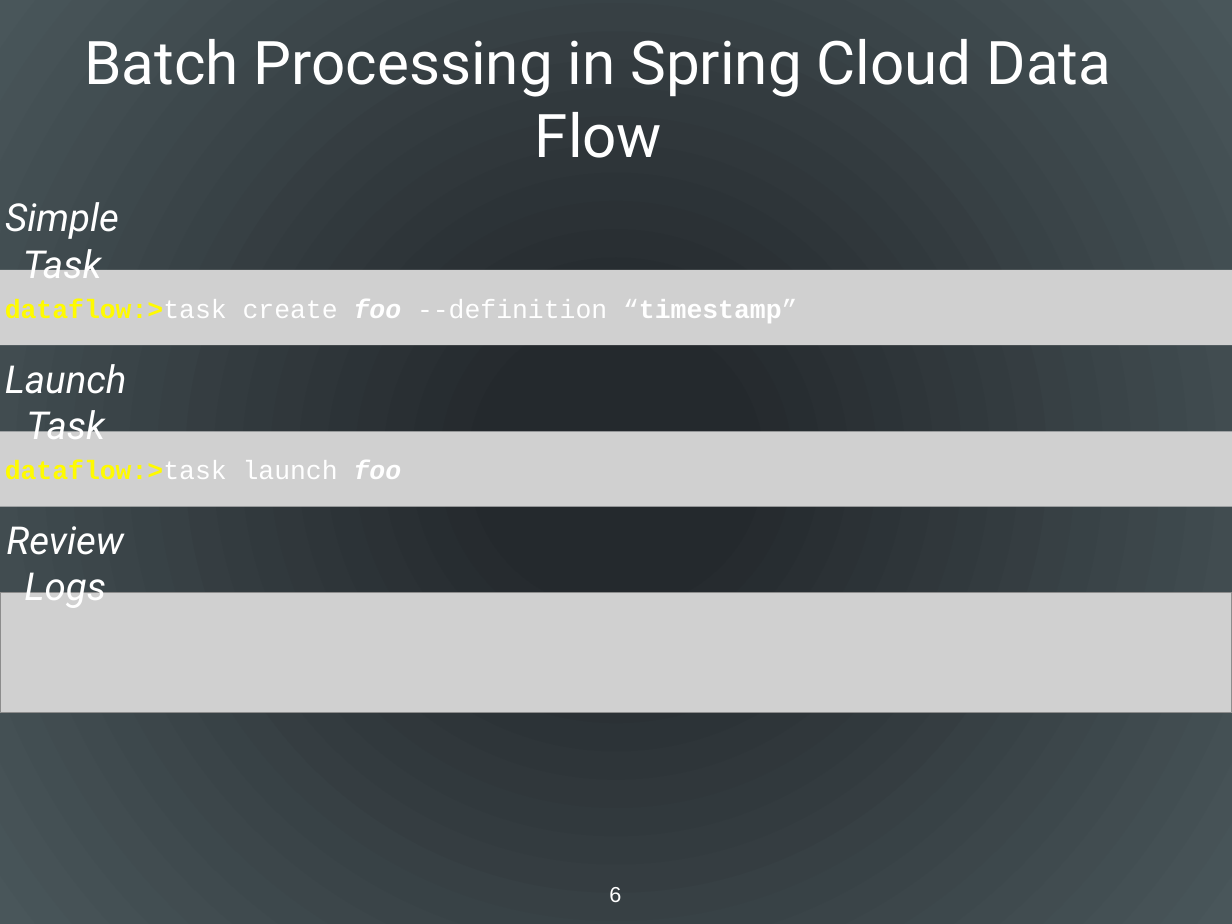
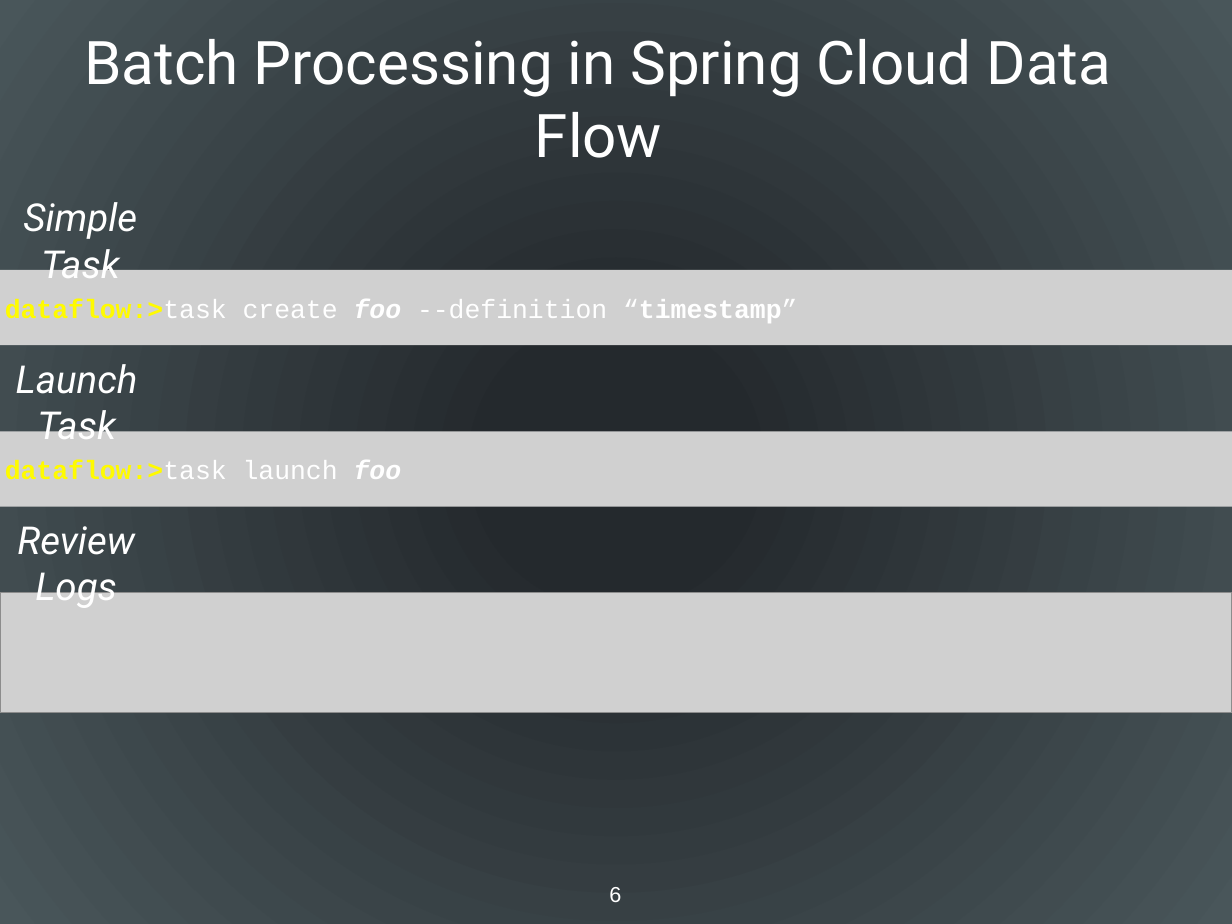
Before and after one commit to wxlund/DNDataflow, a slide deck: slide 6 of presentations/06_Tasks_In_SCDF.pptx. Drawn at 1232x924 pixels with LibreOffice and Linux fonts; fonts in the diff are those of the drawing; grey boxes stand for pictures. Boxes give left, top, right and bottom in pixels: in the first picture for what was removed or moved away, otherwise in the second. Text is boxed around its words. In the diff, an @@ line names an element or a change of style, - is before the commit and + after.

```diff
--- a/presentations/06_Tasks_In_SCDF.pptx
+++ b/presentations/06_Tasks_In_SCDF.pptx
@@ text "Simple Task": place and size @@
-text "Simple Task" at bbox=[5, 202, 119, 278]
+text "Simple Task" at bbox=[23, 202, 137, 278]
@@ text "Launch Task": place and size @@
-text "Launch Task" at bbox=[5, 364, 127, 440]
+text "Launch Task" at bbox=[16, 364, 138, 440]
@@ text "Review Logs": place and size @@
-text "Review Logs" at bbox=[6, 526, 124, 608]
+text "Review Logs" at bbox=[17, 526, 135, 608]
```
Also in this commit, not shown: 6 other slides changed, 1 other file.
